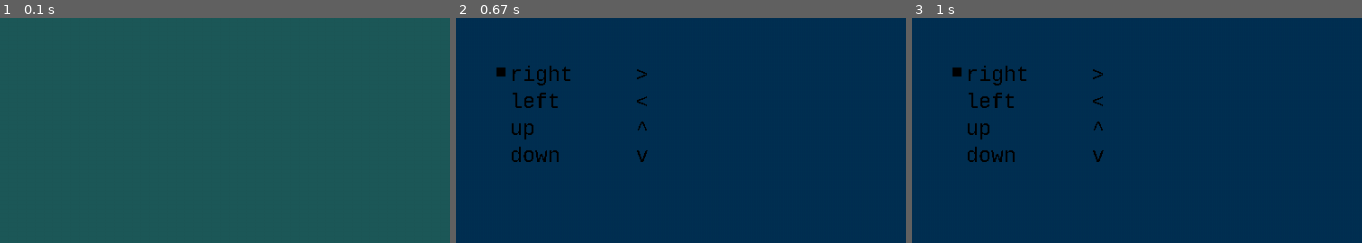
Above: before the commit, frames 1-3 (left to right).
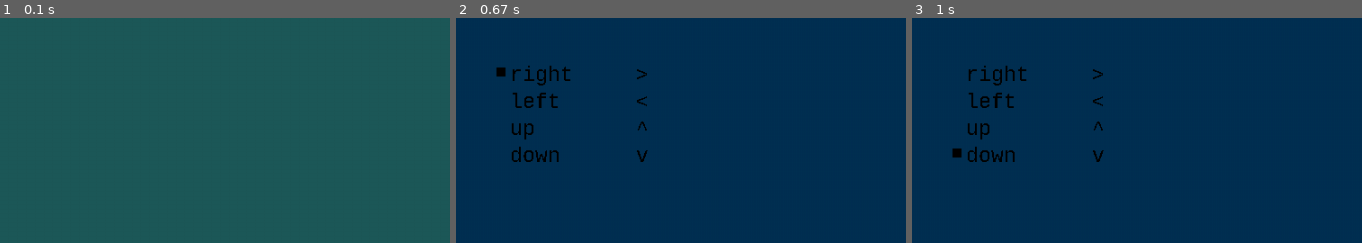
Above: after the commit, the same moments.

Repository: PavelAltynnikov/pygame-controls
Game: pygame game, started from main.py
The game is run twice, just before and just after one commit, with the same random seed, the same clock (stepped at 60 frames per second) and the same inputs.
Inputs:
- Up to frame 1 (0.1 s): no input
- Up to frame 2 (0.67 s): tap S at 0.33 s
- Up to frame 3 (1 s): hold Up from 0.67 s (still down)
The pictures show only the part of the screen within x 0-50%, y 0-50%; the shares and areas given below are measured in that part.

Frames 1-2 are identical in both runs. In frame 3, 0.2% of the frame differs, in the area x 8-12%, y 21-63%.

Commit message:
realize change setting method

Diff:
--- a/main.py
+++ b/main.py
@@ -182,11 +182,31 @@
         for control in self._controls:
             control.draw(self._screen)
 
+    def _change_setting(self, events):
+        for event in events:
+            if event.type == pygame.KEYDOWN:
+                if event.key == pygame.K_DOWN:
+                    self._selected_item_index += 1
+                    if self._selected_item_index >= len(self._controls):
+                        self._selected_item_index = 0
+                elif event.key == pygame.K_UP:
+                    self._selected_item_index -= 1
+                    if self._selected_item_index < 0:
+                        self._selected_item_index = len(self._controls) - 1
+                else:
+                    return
+                for i, setting in enumerate(self._controls):
+                    if i == self._selected_item_index:
+                        setting.activate(True)
+                    else:
+                        setting.activate(False)
+
     def show(self):
         blue_color = (0, 49, 83)
         while self._is_showing:
             events = pygame.event.get()
             self._quit_if_user_wants_to_close_window(events)
+            self._change_setting(events)
 
             self._screen.fill(blue_color)
             self._draw()
